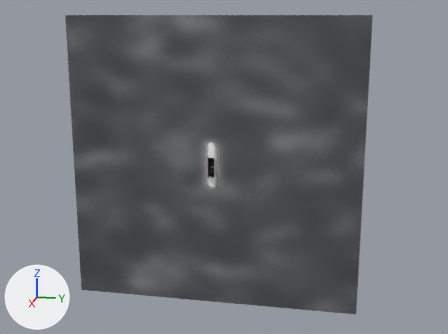
The glTF model GF_AR/door_keelung.glb as it was, and as the next commit left it.
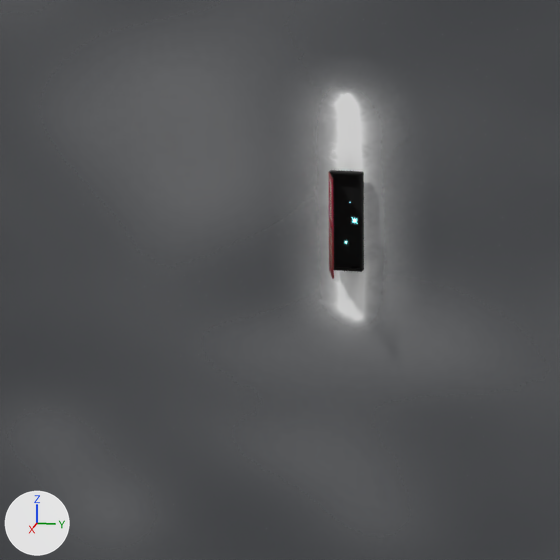
Each version is shown whole from a 50 mm lens placed at (214.7, 47.8, 54.0), pointed at (-0.5, 4.8, 0.3), then close up on the part from 32% to 56% of the width and 37% to 70% of the height. Lighting does not change. The marker at lower left points along +X, +Y and +Z. Where no turn or scale is listed for an object, it has been applied to the vertices.

The first close-up shows 'Cube.001', 'sword_light', 'transparent_disortion'.
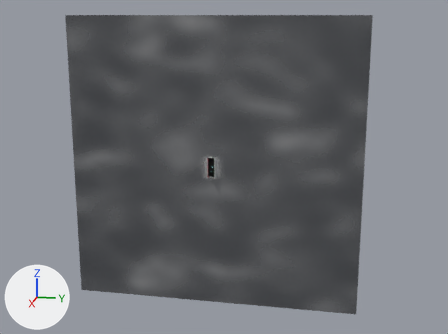
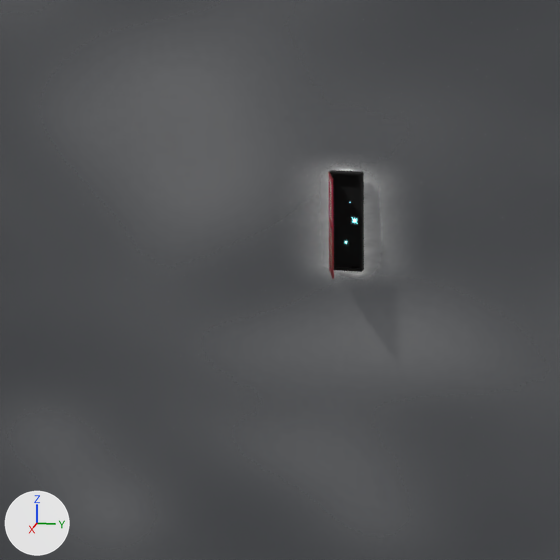
What differs and where, as boxes (x1, y1, x2, y2) in the close-ups (560 x 560 px):
'sword_light', moved, rescaled: before (328, 92, 374, 323); after (336, 168, 372, 276)

What the commit changed:
Object 'sword_light' (ob_sword_light) moves from (-0.76, 0.08, -0.91) to (-0.76, 0.08, -1.06).
Object 'sword_light' (ob_sword_light) is rescaled from (34.4, 25.0, 34.4) to (31.6, 11.7, 16.1).
